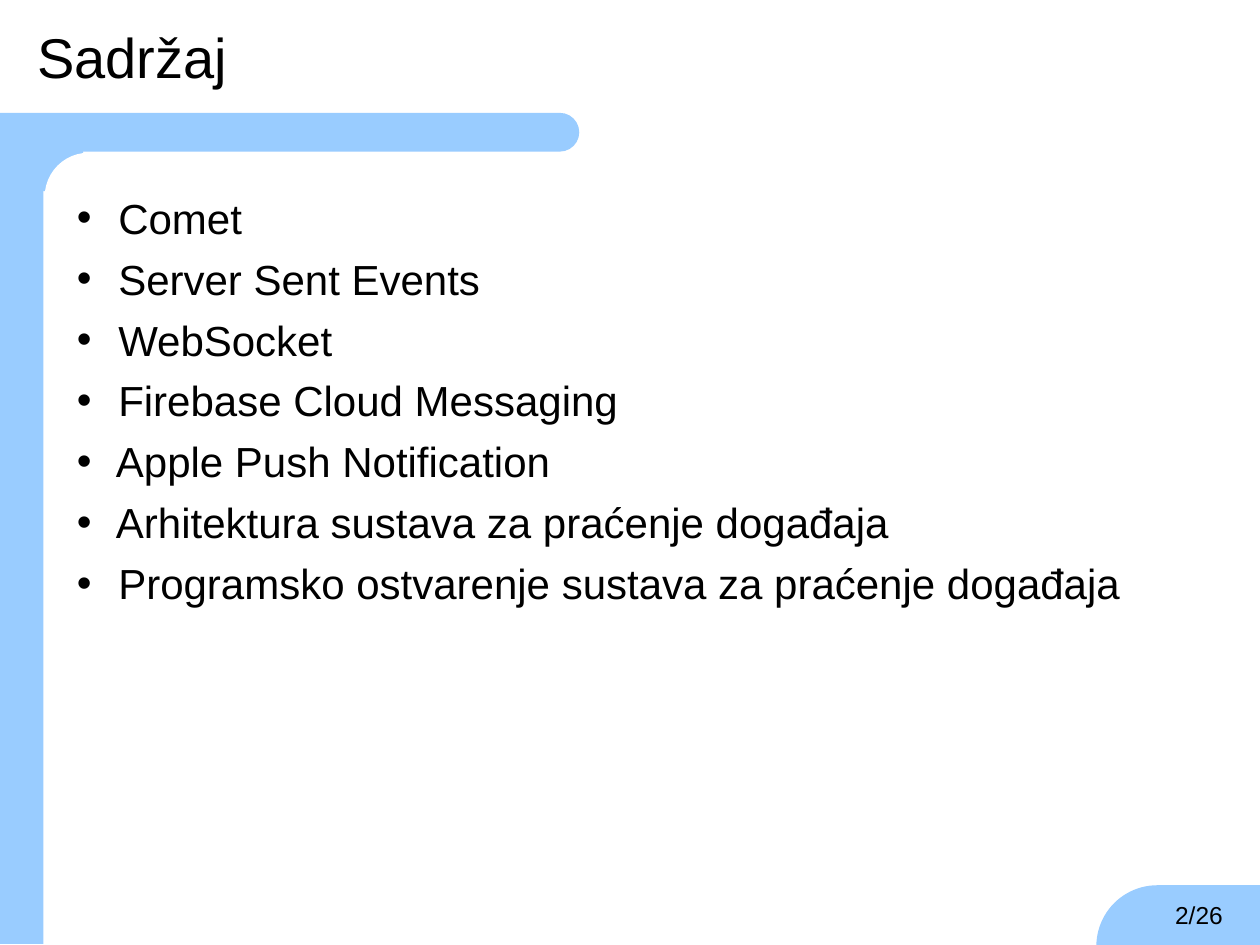
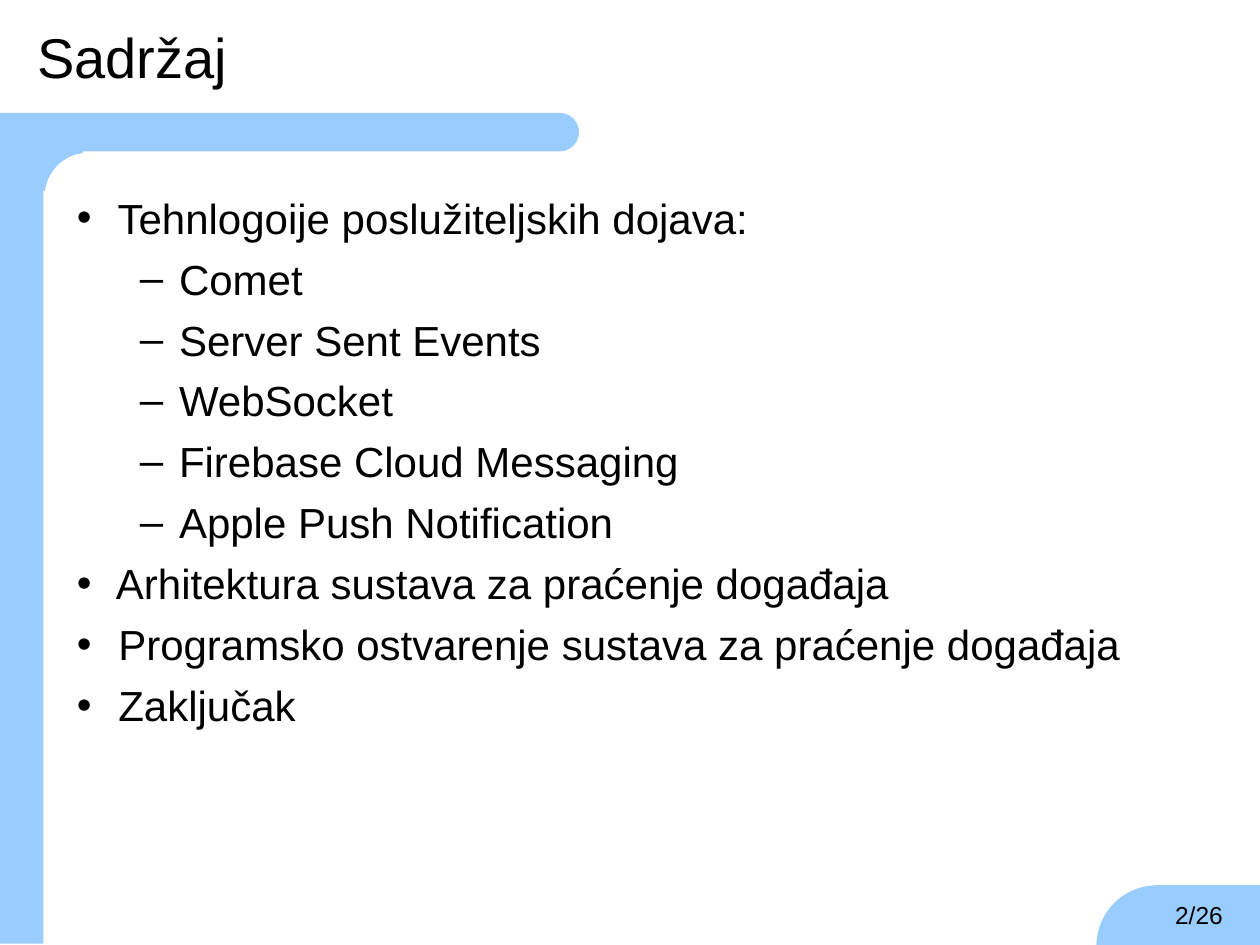
Before and after one commit to TheKarlo95/ZavrsniRad, a slide deck: slide 2 of zavrsni.ppt. Drawn at 1260x945 pixels with LibreOffice and Linux fonts; fonts in the diff are those of the drawing; background and template pictures are left out. Boxes give left, top, right and bottom in pixels: in the first picture for what was removed or moved away, otherwise in the second. Text is boxed around its words. In the diff, an @@ line names an element or a change of style, - is before the commit and + after.

```diff
--- a/zavrsni.ppt
+++ b/zavrsni.ppt
@@ text at (x1=118, y1=203, x2=747, y2=242): paragraph added @@
+• Tehnlogoije poslužiteljskih dojava:
@@ text at (x1=179, y1=265, x2=678, y2=547): bullet • to –; list level 1 to 2 in "Comet"; list level 1 to 2 in "Server Sent Events"; list level 1 to 2 in "WebSocket"; list level 1 to 2 in "Firebase Cloud Messaging"; list level 1 to 2 in "Apple Push Notification" @@
@@ text at (x1=118, y1=690, x2=295, y2=729): paragraph added @@
+• Zaključak
```
Also in this commit, not shown: 1 other slide changed, 3 slides added, 1 other file.
